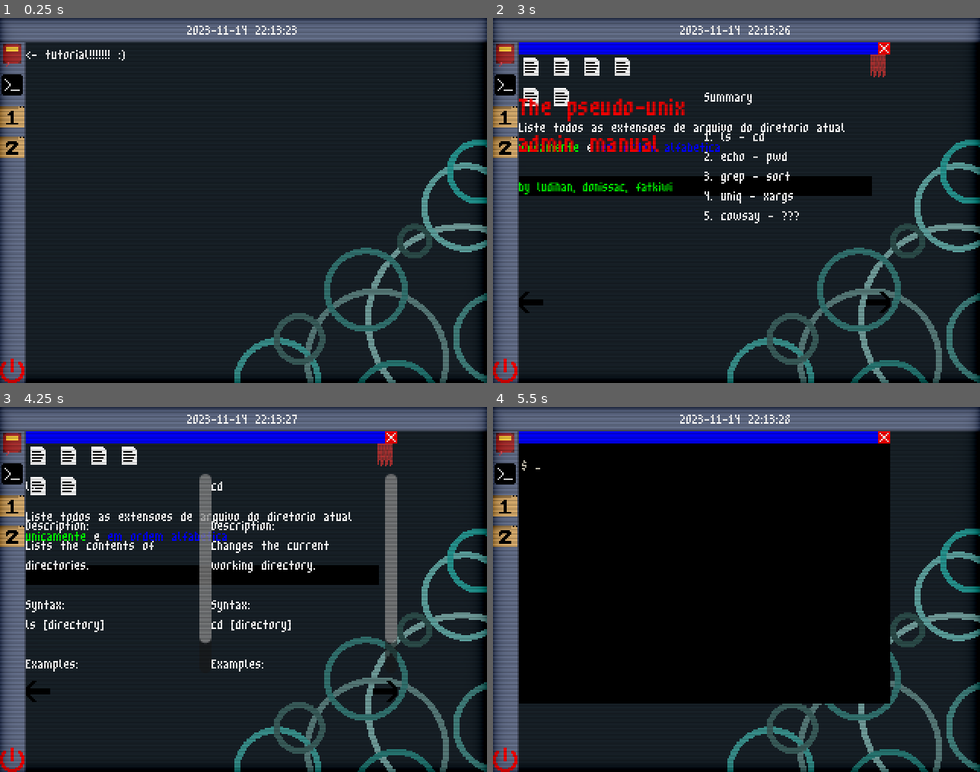
Above: before the commit, frames 1-4 (two rows, left to right).
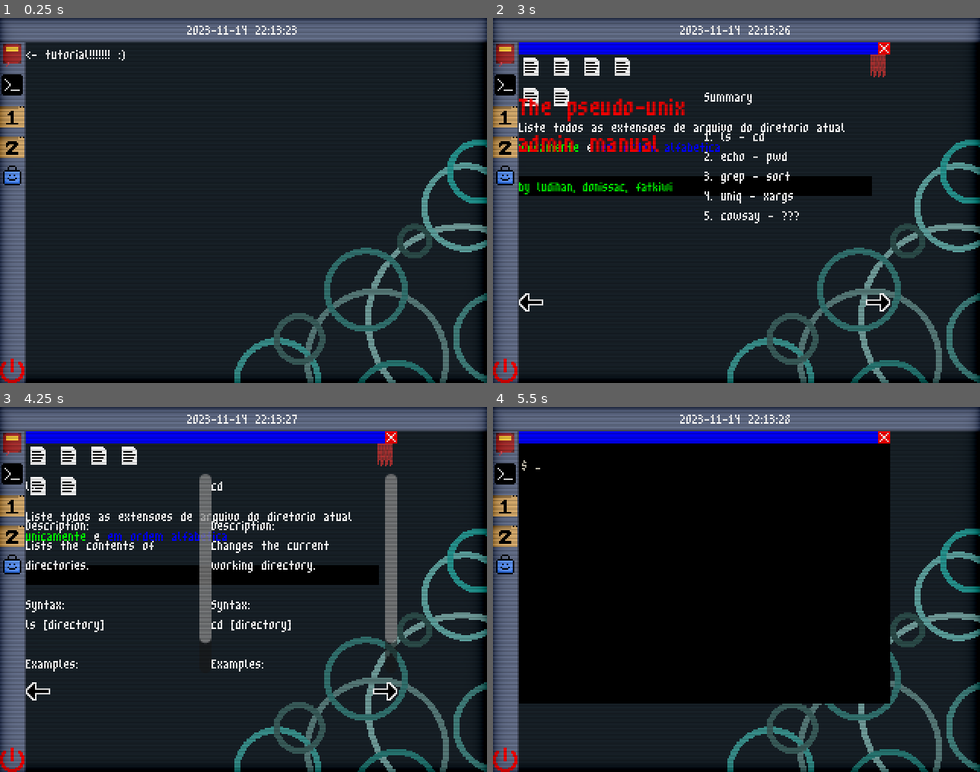
Above: after the commit, the same moments.

Repository: saLucasRd/trabalho-jogo-unix
Game: Godot game, scene res://ui/dekstop.tscn
Same seed, same stepped clock (60 frames per second), same inputs: the game is played once before the commit and once after it. This scene is started directly instead of the project's main scene.
Inputs (mouse positions are in pixels of both pictures, inside the frame that each line leads up to):
- Up to frame 1 (0.25 s): no input
- Up to frame 2 (3 s): click (502, 174) at 0.52 s; click (502, 116) at 1.25 s; click (502, 116) at 2 s; click (502, 54) at 2.75 s
- Up to frame 3 (4.25 s): click (384, 691) at 3.5 s
- Up to frame 4 (5.5 s): click (877, 691) at 4.25 s; click (502, 472) at 5 s

The runs differ from the first frame. In frame 1, 0.2% of the frame differs, in the area x 0-5%, y 40-46%; in frame 2, 0.4%, in the area x 0-82%, y 40-81%; in frame 3, 0.4%; in frame 4, 0.2%.

Commit message:
altereracao de alguns sprites, scene shop adicionada

Diff:
--- a/ui/dekstop.tscn
+++ b/ui/dekstop.tscn
@@ -8,6 +8,7 @@
 [ext_resource type="Texture2D" uid="uid://cbyxaoorcmv7o" path="res://assets/image/level1.png" id="6_uxwp5"]
 [ext_resource type="Texture2D" uid="uid://b4ttkj7bq5wud" path="res://assets/image/level2.png" id="7_1vwla"]
 [ext_resource type="Texture2D" uid="uid://dlm4t8qfbnlfg" path="res://assets/image/turn_off.png" id="8_p0ykm"]
+[ext_resource type="Texture2D" uid="uid://byrk782rl8ikl" path="res://assets/image/shop.png" id="8_xm6xp"]
 [ext_resource type="Shader" path="res://ui/crt.gdshader" id="9_1kqv0"]
 
 [sub_resource type="ShaderMaterial" id="ShaderMaterial_obpy6"]
@@ -93,6 +94,10 @@
 focus_mode = 0
 texture_normal = ExtResource("7_1vwla")
 
+[node name="ShopApp" type="TextureButton" parent="VBoxContainer"]
+layout_mode = 2
+texture_normal = ExtResource("8_xm6xp")
+
 [node name="ReferenceRect" type="ReferenceRect" parent="VBoxContainer"]
 layout_mode = 2
 size_flags_vertical = 3
@@ -121,4 +126,5 @@
 [connection signal="pressed" from="VBoxContainer/ManButton" to="." method="_on_man_button_pressed"]
 [connection signal="pressed" from="VBoxContainer/TerminalApp" to="." method="_on_terminal_app_pressed"]
 [connection signal="pressed" from="VBoxContainer/Level1App" to="." method="_on_level_1_app_pressed"]
+[connection signal="pressed" from="VBoxContainer/ShopApp" to="." method="_on_shop_app_pressed"]
 [connection signal="pressed" from="VBoxContainer/TurnOffButton" to="." method="_on_turn_off_button_pressed"]
--- a/ui/desktop.gd
+++ b/ui/desktop.gd
@@ -5,6 +5,7 @@
 const TERMINAL = preload("res://ui/terminal.tscn")
 const MANUAL = preload("res://ui/manual.tscn")
 const LEVEL = preload("res://ui/level.tscn")
+const SHOP = preload("res://ui/shop.tscn")
 
 @onready var desktop_area: Control = $DesktopArea
 @onready var datetime: Label = $HBoxContainer/Datetime
@@ -47,3 +48,7 @@
 
 func _on_level_1_app_pressed() -> void:
 	instatentiate_window(LEVEL)
+
+
+func _on_shop_app_pressed() -> void:
+	instatentiate_window(SHOP)
--- /dev/null
+++ b/ui/shop.tscn
@@ -0,0 +1,9 @@
+[gd_scene format=3 uid="uid://tjfyjkiprtgs"]
+
+[node name="Shop" type="Control"]
+layout_mode = 3
+anchors_preset = 15
+anchor_right = 1.0
+anchor_bottom = 1.0
+grow_horizontal = 2
+grow_vertical = 2
Binary file added: assets/image/altdesktop.png
Not shown, added: assets/image/altdesktop.png.import
Binary file changed: assets/image/left_arrow.png
Not shown, added: assets/image/left_arrow1.png.import
Binary file changed: assets/image/right_arrow.png
Binary file added: assets/image/shop.png
Not shown, added: assets/image/shop.png.import
Not shown: 1 places in ui/dekstop.tscn that only renumber resources
